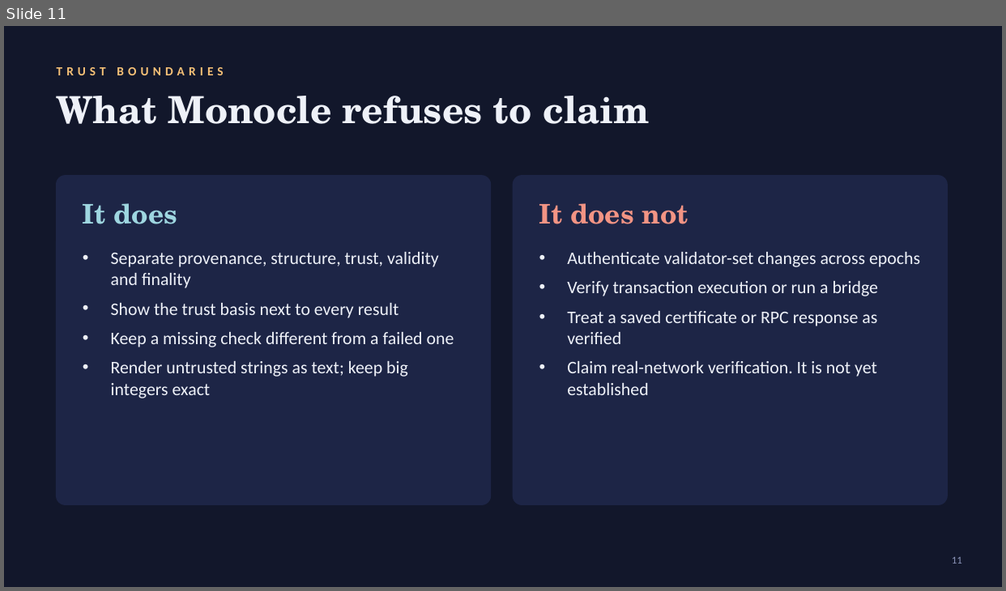
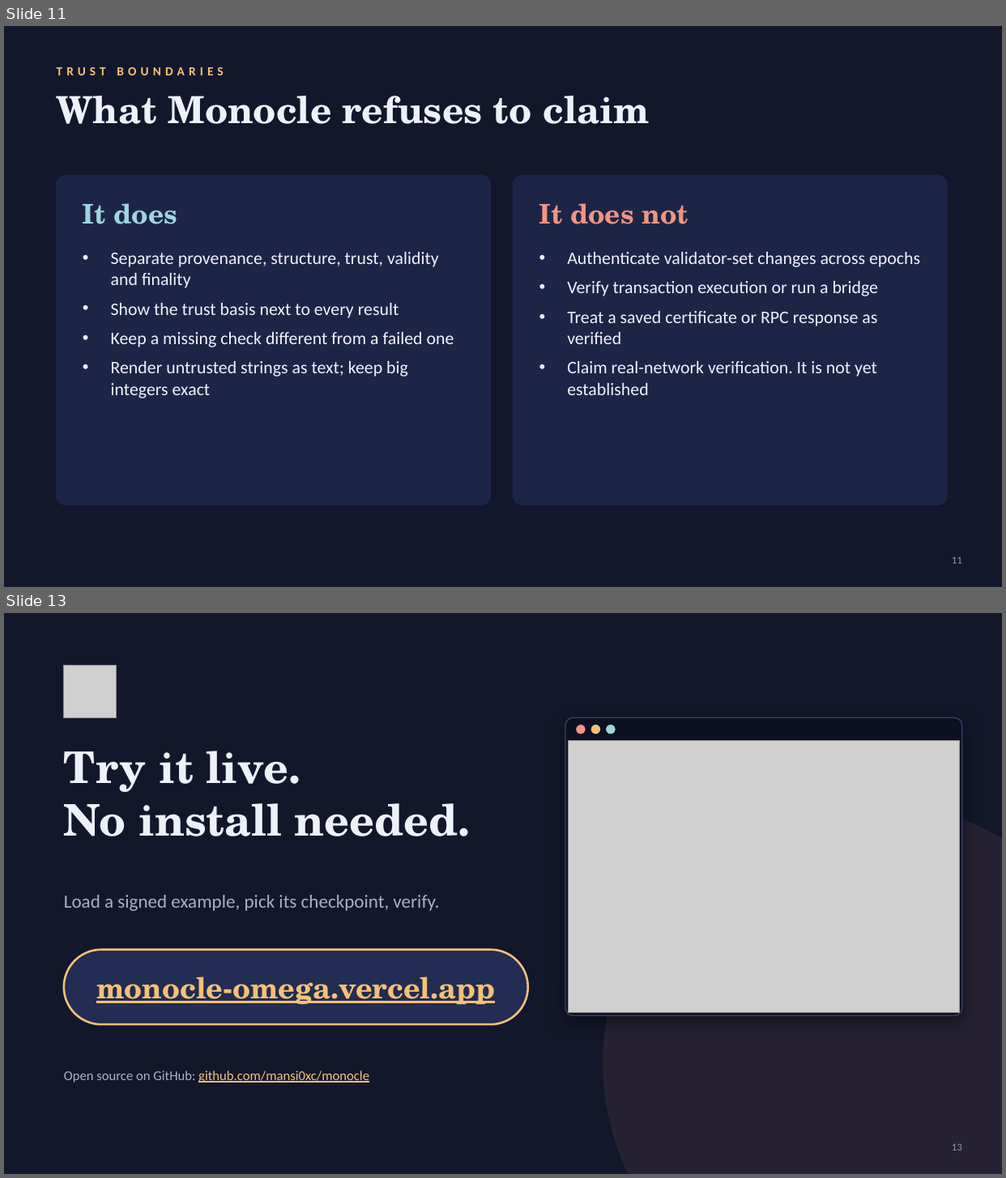
Before and after one commit to mansi0xc/monocle, a slide deck: Monocle-demo.pptx. Shown one above the other, each under a label of ours: slide 11 before the commit, slides 11 and 13 after it; the slides between them are not shown. The pictures are 1006x591 and 1006x1178 pixels, drawn with LibreOffice and Linux fonts; fonts in the diff are those of the drawing; grey boxes stand for pictures. Boxes give left, top, right and bottom in pixels: in the first picture for what was removed or moved away, otherwise in the second. Text is boxed around its words. In the diff, an @@ line names an element or a change of style, - is before the commit and + after.

```diff
--- a/Monocle-demo.pptx
+++ b/Monocle-demo.pptx
@@ slide 13 added at [4, 613, 1002, 1174], background #12172B @@
@@ picture added at [64, 666, 117, 717] @@
@@ rounded rectangle added at [565, 717, 962, 1016], fill #0C1022, outline #3A4275 1 pt @@
@@ ellipse added at [577, 726, 585, 734], fill #F29484, outline #F29484 1 pt @@
@@ ellipse added at [592, 726, 600, 734], fill #F6C177, outline #F6C177 1 pt @@
@@ ellipse added at [607, 726, 615, 734], fill #9ED6E0, outline #9ED6E0 1 pt @@
@@ text added at [64, 751, 471, 837], 42 pt, text #EEF1F8, bold @@
+Try it live.
+No install needed.
@@ picture added at [569, 740, 959, 1013] @@
@@ ellipse added at [603, 800, 1002, 1174], fill #F29484 at 9% opacity @@
@@ text added at [64, 895, 439, 911], 18 pt, text #A7AFCC @@
+Load a signed example, pick its checkpoint, verify.
@@ rounded rectangle added at [64, 950, 528, 1024], fill #232C52, outline #F6C177 2 pt @@
@@ text added at [96, 977, 495, 1005], 28 pt, text #F6C177, bold, underline @@
+monocle-omega.vercel.app
@@ text added at [64, 1071, 369, 1083], 13 pt, text #F6C177, underline @@
+Open source on GitHub: github.com/mansi0xc/monocle
@@ page number added at [952, 1144, 962, 1151], 10 pt, text #8C95B9 @@
+13
```
Also in this commit, not shown: 6 slides changed, 1 slide removed, 10 other files.
